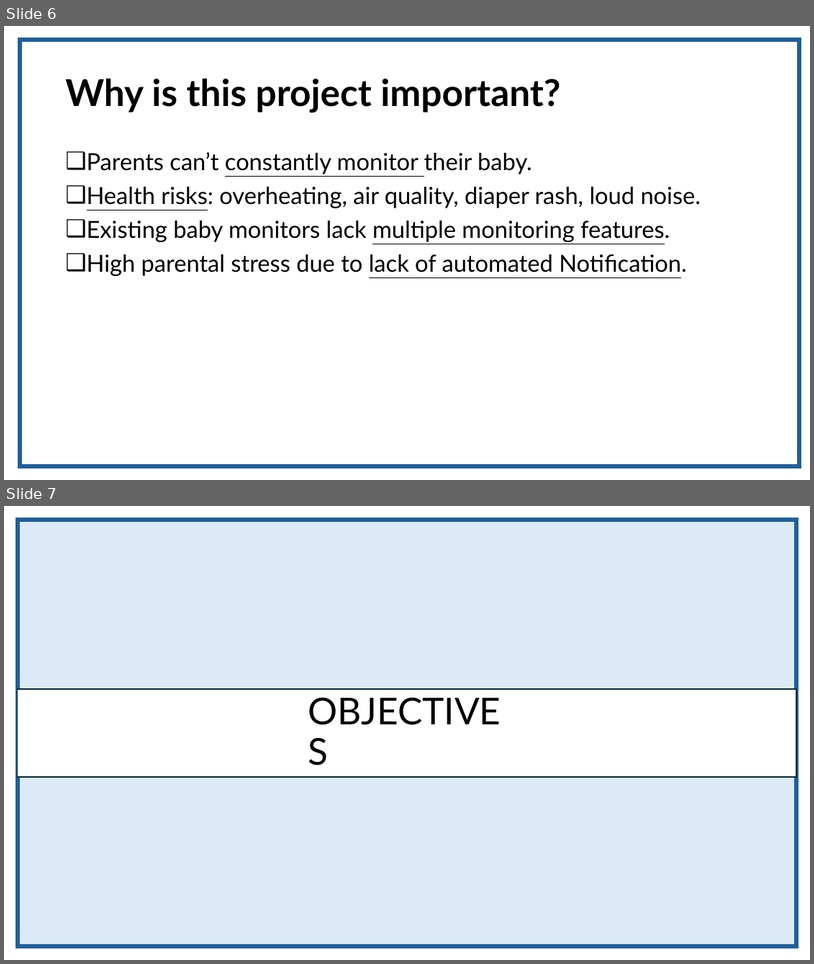
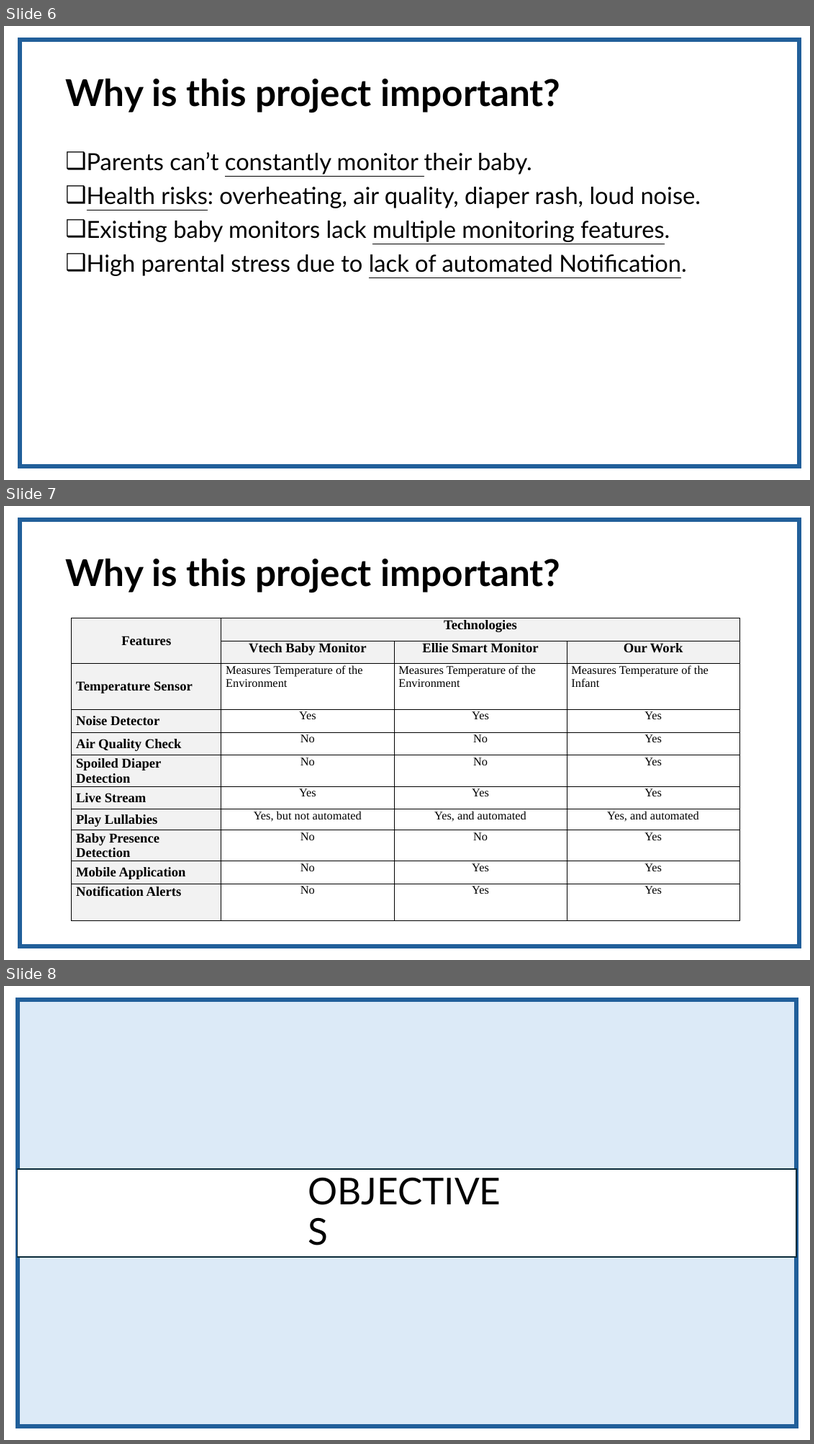
Before and after one commit to fasih124/FYP_203, a slide deck: Requirement/specification/CareNest.pptx. Shown one above the other, each under a label of ours: slides 6 and 7 before the commit, slides 6, 7 and 8 after it. The pictures are 814x964 and 814x1444 pixels, drawn with LibreOffice and Linux fonts; fonts in the diff are those of the drawing. Boxes give left, top, right and bottom in pixels: in the first picture for what was removed or moved away, otherwise in the second. Text is boxed around its words. In the diff, an @@ line names an element or a change of style, - is before the commit and + after.

```diff
--- a/Requirement/specification/CareNest.pptx
+++ b/Requirement/specification/CareNest.pptx
@@ slide 7 added at [4, 506, 810, 960], background #FFFFFF @@
@@ rectangle added at [20, 519, 800, 947], outline #215F9A 5 pt @@
@@ title added at [65, 559, 561, 592], 44 pt, text #000000, bold @@
+Why is this project important?
@@ table added at [72, 618, 741, 924], 11 rows, 4 columns @@
+Features | Technologies |  | 
+ | Vtech Baby Monitor | Ellie Smart Monitor | Our Work
+Temperature Sensor | Measures Temperature of the Environment | Measures Temperature of the Environment | Measures Temperature of the Infant
+Noise Detector | Yes | Yes | Yes
+Air Quality Check | No | No | Yes
+Spoiled Diaper Detection | No | No | Yes
+Live Stream | Yes | Yes | Yes
+Play Lullabies | Yes, but not automated | Yes, and automated | Yes, and automated
+Baby Presence Detection | No | No | Yes
+Mobile Application | No | Yes | Yes
+Notification Alerts | No | Yes | Yes
@@ what was slide 7 is now slide 8 @@
```
Also in this commit, not shown: 5 slides changed, 3 other files.
